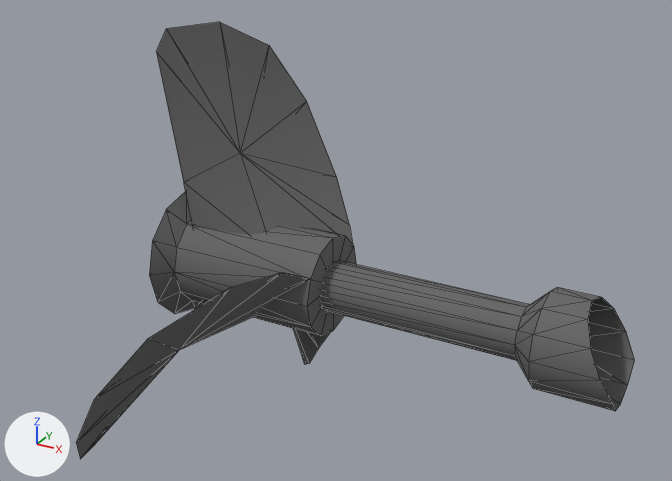
What one commit did to the COLLADA model cora_description/models/propeller/meshes/propellerR.dae.
Before and after are seen from a 50 mm lens placed at (0.931, -1.171, 0.666), pointed at (0.299, -0.021, 0.091). Arrows for +X, +Y and +Z are at lower left; the lights stay in place. Mesh edges are drawn as thin lines. Where no turn or scale is listed for an object, it has been applied to the vertices.
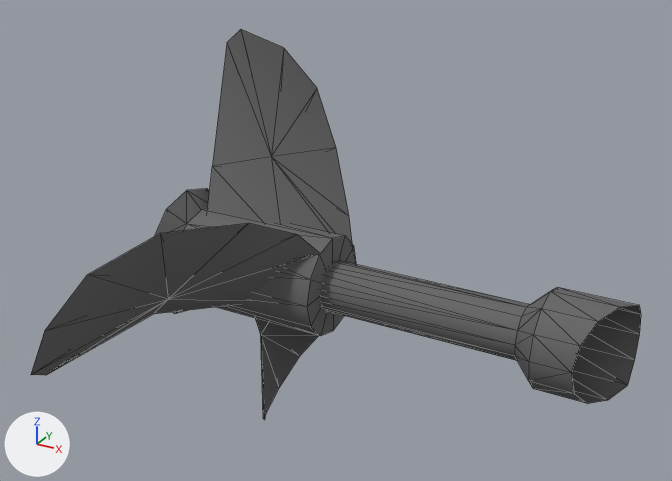
Where the newer file only moved an object's origin or applied its transform, the numbers keep the older frame.

Pixel boxes (x1, y1, x2, y2) of what changed, in the pictures (672 x 481 px; the box of a moved part takes in the faces that stretch with it):
'polySurface61', reshaped (9% wider, 11% shorter)
    before: (76, 22, 635, 459)
    after: (31, 29, 641, 420)
part 1 of me_polysurface61mesh, moved or reshaped
    before: (76, 272, 309, 459)
    after: (31, 223, 319, 375)
part 2 of me_polysurface61mesh, moved or reshaped
    before: (157, 22, 353, 244)
    after: (207, 29, 352, 243)
part 3 of me_polysurface61mesh, moved or reshaped
    before: (293, 329, 330, 365)
    after: (255, 318, 319, 420)
part 4 of me_polysurface61mesh, moved or reshaped
    before: (149, 209, 634, 411)
    after: (154, 189, 641, 404)

Patch to the scene script:
```diff
--- a/cora_description/models/propeller/meshes/propellerR.dae.py
+++ b/cora_description/models/propeller/meshes/propellerR.dae.py
@@ me_polysurface61mesh @@
 # used by ob_polysurface61; location = (0.0, 0.0, 0.0)
-me_polysurface61mesh.from_pydata(...)  # 125 vertices, 210 faces; spans x 0.0..0.747, y -0.361..0.355, z -0.277..0.39
+me_polysurface61mesh.from_pydata(...)  # 125 vertices, 210 faces; spans x 0.0..0.747, y -0.39..0.277, z -0.361..0.355
+# me_polysurface61mesh part 1: the loose piece of 13 vertices spanning x 0.004..0.281, y -0.361..-0.024, z -0.227..0.062 is turned -30 degrees about the x axis through the mesh origin
+# me_polysurface61mesh part 2: the loose piece of 13 vertices spanning x 0.004..0.281, y -0.055..0.156, z 0.039..0.39 is turned -30 degrees about the x axis through the mesh origin
+# me_polysurface61mesh part 3: the loose piece of 13 vertices spanning x 0.004..0.281, y -0.003..0.355, z -0.277..0.011 is turned -30 degrees about the x axis through the mesh origin
+# me_polysurface61mesh part 4
+# 5 vertices are removed from x 0.689..0.728, y -0.075..0.075, z 0.0..0.075
+# 60 faces are deleted
+# 5 vertices move from x 0.694..0.747, y -0.065..0.037, z -0.075..0.065 to x 0.694..0.747, y -0.065..0.065, z -0.075..0.037
+# 5 vertices are added at (0.747, 0.075, 0.0), (0.747, 0.037, 0.065), (0.728, 0.0, 0.075), (0.709, -0.037, 0.065), (0.689, -0.075, 0.0)
+# 60 new faces join them
 me_polysurface61mesh.materials.append(mat_lambert3)
```
